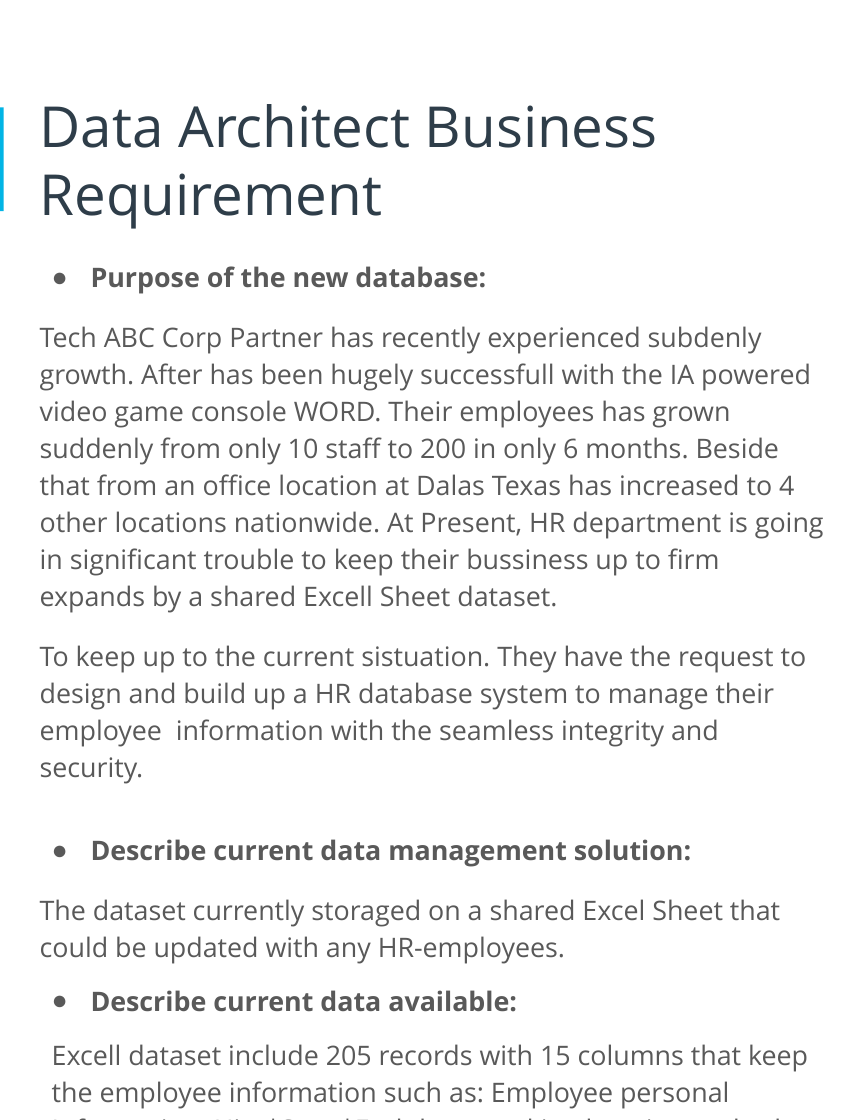
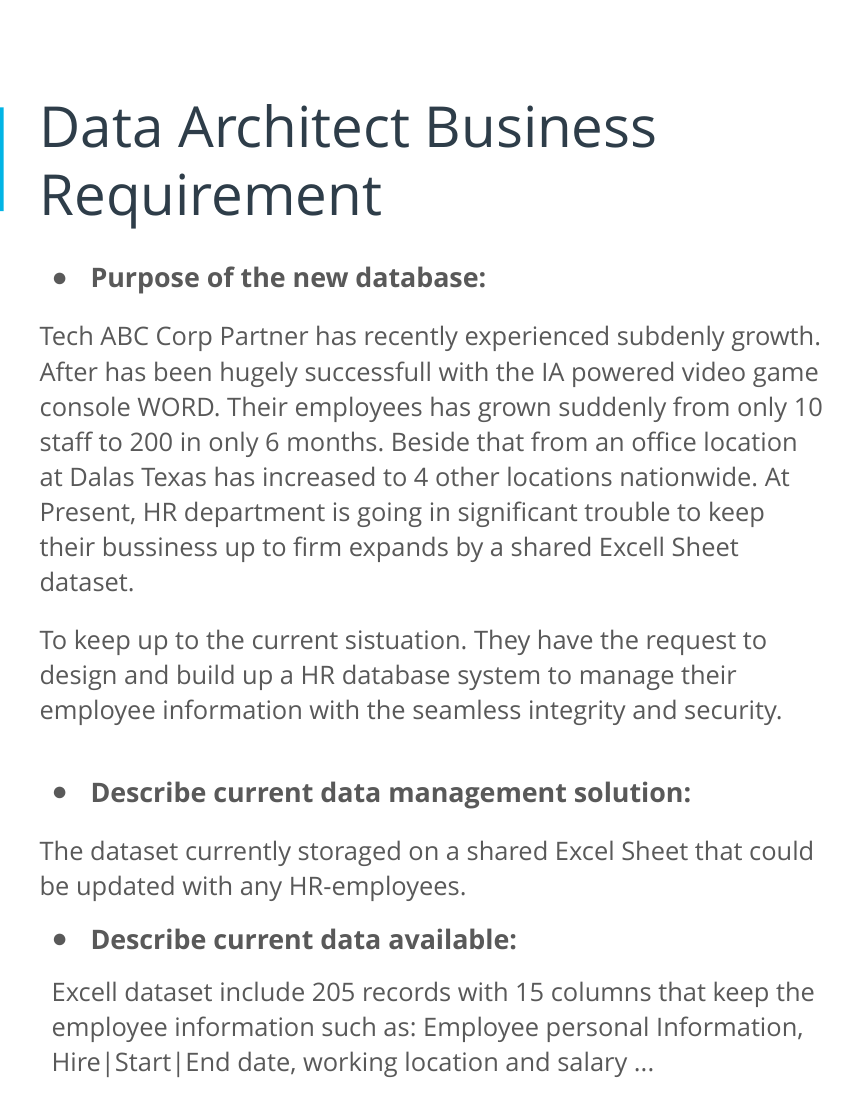
Before and after one commit to fuongcao/udacity-data-achitect, a slide deck: slide 5 of 1- Designing an HR Database/proposal.pptx. Drawn at 865x1120 pixels with LibreOffice and Linux fonts; fonts in the diff are those of the drawing. Boxes give left, top, right and bottom in pixels: in the first picture for what was removed or moved away, otherwise in the second. Text is boxed around its words. In the diff, an @@ line names an element or a change of style, - is before the commit and + after.

```diff
--- a/1- Designing an HR Database/proposal.pptx
+++ b/1- Designing an HR Database/proposal.pptx
@@ text at (40,325,823,1077): size 19 to 18 pt in "Tech ABC Corp Partner has recently experienced ...", "To keep up to the current sistuation. ...", "The dataset currently storaged on a shared ...", "Excell dataset include 205 records with 15 ..." @@
```
Also in this commit, not shown: 3 other slides changed.
